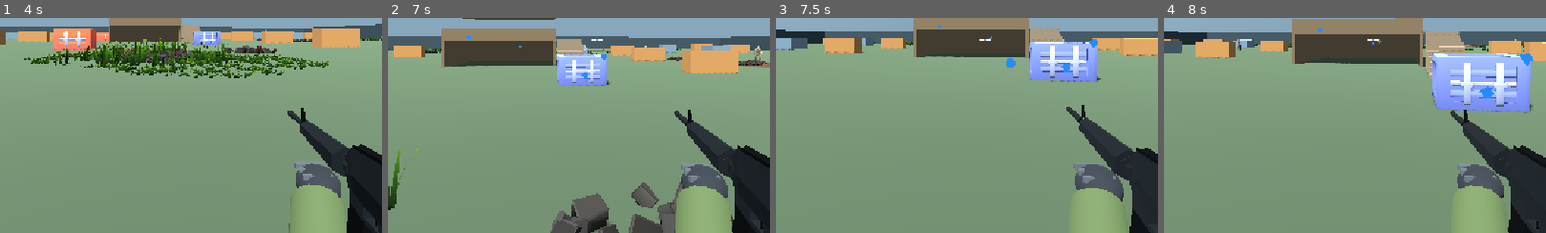
Above: before the commit, frames 1-4 (left to right).
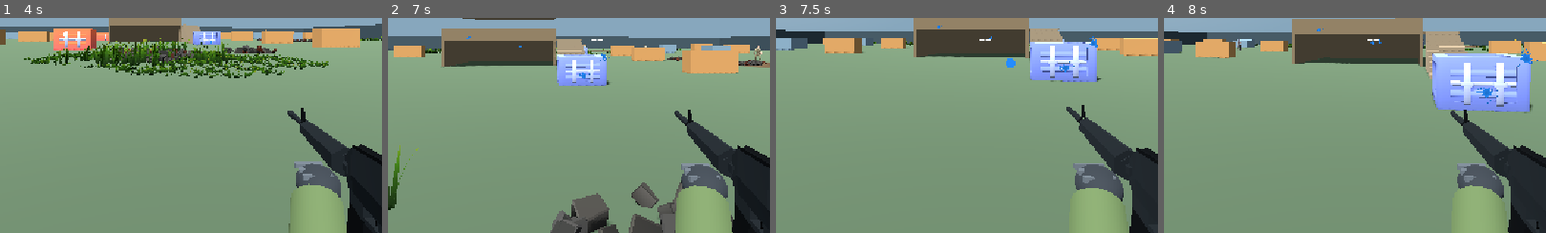
Above: after the commit, the same moments.

Repository: 302stang86/fdfd
Game: Godot game, scene res://arena.tscn
The game is run twice, just before and just after one commit, with the same random seed, the same clock (stepped at 60 frames per second) and the same inputs. This scene is started directly instead of the project's main scene.
Inputs (mouse positions are % of the whole screen's width and height, from its top left):
- Up to frame 1 (4 s): tap Enter at 0.5, 2.1, 2.75 s; move the mouse to (55, 50) at 0.52 s; hold W from 0.53 s (still down); tap M at 0.6 s; click (55, 50) at 0.67 s; tap Space at 0.77, 1.52, 2, 3.02, 3.77 s; move the mouse to (45, 50) at 1.27 s; tap E at 1.35 s; click (45, 50) at 1.42 s; move the mouse to (52, 48) at 2.02 s; click (52, 48) at 2.17 s; move the mouse to (49, 52) at 2.77 s; tap R at 2.85 s; click (49, 52) at 2.92 s; move the mouse to (57, 51) at 3.52 s; hold C from 3.53 s (still down); click (57, 51) at 3.67 s
- Up to frame 2 (7 s): move the mouse to (42, 49) at 4.27 s; release C at 4.28 s; tap Shift at 4.35 s; click (42, 49) at 4.42 s; tap Space at 4.52, 6.02, 6.77 s; move the mouse to (51, 50) at 5.02 s; hold Ctrl 5.03-5.78 s; click (51, 50) at 5.17 s; move the mouse to (46, 48) at 5.77 s; release W at 5.78 s; hold D 5.78-6.53 s; tap 1 at 5.85 s; click (46, 48) at 5.92 s; move the mouse to (55, 50) at 6.52 s; hold W from 6.53 s (still down); tap 2 at 6.6 s; click (55, 50) at 6.67 s
- Up to frame 3 (7.5 s): keep holding W; move the mouse to (45, 50) at 7.27 s; tap 3 at 7.35 s; click (45, 50) at 7.42 s
- Up to frame 4 (8 s): keep holding W; tap Space at 7.52 s
The pictures show only the part of the screen within x 23-73%, y 45-95%; the shares and areas given below are measured in that part.

Frame 1 is identical in both runs. In frame 2, 0.1% of the frame differs, in the area x 20-58%, y 8-29%; in frame 3, 0.1%; in frame 4, 0.3%, in the area x 40-98%, y 4-40%.

Commit message:
Add five-fragment launcher paint and two-hit cap

Diff:
--- a/arena.gd
+++ b/arena.gd
@@ -32,6 +32,10 @@
 const PLAYER_BODY := preload("res://player_body.gd")
 const MAP_LAYOUT := preload("res://map_layout.gd")
 const SPLAT_SECONDS := 4.0
+const PAINT_SPLAT := preload("res://paint_splat.gd")
+const LAUNCHER_SPLIT_DISTANCE := 1.0
+const LAUNCHER_SPREAD_RADIUS := 0.34
+const LAUNCHER_HIT_CAP := 2
 const CROSSHAIR := preload("res://crosshair.gd")
 const PLAYER_PAINT := Color("#278cff")
 const BOT_PAINT := Color("#fa4eaa")
@@ -47,6 +51,17 @@
 const MARKER_VIEW := preload("res://marker_view.gd")
 const PROJECTILE_SPEEDS := [48.0, 66.0, 29.0]
 
+class LauncherBurst:
+	var hits: Dictionary = {}
+
+	func register(target: Node3D) -> bool:
+		var id := target.get_instance_id()
+		var count := int(hits.get(id, 0))
+		if count >= LAUNCHER_HIT_CAP:
+			return false
+		hits[id] = count + 1
+		return true
+
 class Paintball:
 	var mesh: MeshInstance3D
 	var velocity: Vector3
@@ -54,7 +69,8 @@
 	var color: Color
 	var team: int
 	var source: Vector3
-	var splash: bool
+	var can_split := false
+	var burst: LauncherBurst
 	var distance_left := 70.0
 
 signal menu_requested
@@ -550,30 +566,65 @@
 	ball.excluded = excluded
 	ball.team = team
 	ball.source = from
-	ball.splash = marker == 2
+	ball.can_split = marker == 2
 	ball.color = paint if paint.a > 0.0 else (PLAYER_PAINT if team == 0 else BOT_PAINT)
-	var speed: float = PROJECTILE_SPEEDS[marker]
-	bot_ai.heard(team, from, 20.0 if ball.splash else 15.0)
-	ball.velocity = from.direction_to(to) * speed
+	ball.velocity = from.direction_to(to) * float(PROJECTILE_SPEEDS[marker])
+	bot_ai.heard(team, from, 20.0 if ball.can_split else 15.0)
+	spawn_projectile(ball, from, 1.65 if ball.can_split else 1.0)
+
+func spawn_projectile(ball: Paintball, from: Vector3, model_scale: float) -> void:
 	ball.mesh = MeshInstance3D.new()
 	ball.mesh.mesh = paintball_mesh
 	ball.mesh.material_override = paint_material(ball.color)
 	ball.mesh.cast_shadow = GeometryInstance3D.SHADOW_CASTING_SETTING_OFF
-	if ball.splash:
-		ball.mesh.scale = Vector3.ONE * 1.65
+	ball.mesh.scale = Vector3.ONE * model_scale
 	add_child(ball.mesh)
 	ball.mesh.global_position = from
 	paintballs.append(ball)
+
+func split_launcher_round(ball: Paintball, point: Vector3, contact: Vector3, direction: Vector3) -> void:
+	var burst := LauncherBurst.new()
+	var guide := Vector3.FORWARD if absf(direction.dot(Vector3.UP)) > 0.95 else Vector3.UP
+	var right := direction.cross(guide).normalized()
+	var up := right.cross(direction).normalized()
+	var rotation_offset := randf_range(0.0, TAU)
+	for index in range(5):
+		var aim := contact
+		if index > 0:
+			var angle := rotation_offset + (index - 1) * TAU / 4.0
+			var radius := LAUNCHER_SPREAD_RADIUS * randf_range(0.83, 1.10)
+			aim += (right * cos(angle) + up * sin(angle)) * radius
+		var fragment := Paintball.new()
+		fragment.excluded = ball.excluded
+		fragment.team = ball.team
+		fragment.source = ball.source
+		fragment.color = ball.color
+		fragment.burst = burst
+		fragment.velocity = point.direction_to(aim) * ball.velocity.length()
+		if fragment.velocity.is_zero_approx():
+			fragment.velocity = ball.velocity
+		fragment.distance_left = 2.65
+		spawn_projectile(fragment, point, 0.82)
 
 func advance_paintballs(delta: float) -> void:
 	for index in range(paintballs.size() - 1, -1, -1):
 		var ball := paintballs[index]
 		var origin := ball.mesh.global_position
-		var step := ball.velocity * delta
-		ball.distance_left -= step.length()
-		var hit := trace(origin, origin + step, ball.excluded)
+		var direction := ball.velocity.normalized()
+		var travel := minf(ball.velocity.length() * delta, ball.distance_left)
+		var lookahead := minf(travel + LAUNCHER_SPLIT_DISTANCE, ball.distance_left) if ball.can_split else travel
+		var hit := trace(origin, origin + direction * lookahead, ball.excluded)
+		if ball.can_split and not hit.is_empty():
+			var contact: Vector3 = hit["position"]
+			var split_after := maxf(0.0, origin.distance_to(contact) - LAUNCHER_SPLIT_DISTANCE)
+			if split_after <= travel:
+				ball.mesh.queue_free()
+				paintballs.remove_at(index)
+				split_launcher_round(ball, origin + direction * split_after, contact, direction)
+				continue
+		ball.distance_left -= travel
 		if hit.is_empty() and ball.distance_left > 0.0:
-			ball.mesh.global_position += step
+			ball.mesh.global_position += direction * travel
 			continue
 		ball.mesh.queue_free()
 		paintballs.remove_at(index)
@@ -584,33 +635,19 @@
 				return
 
 func apply_paint_hit(ball: Paintball, hit: Dictionary) -> void:
-	var target = hit["collider"]
+	var target: Node3D = hit["collider"]
 	var position_hit: Vector3 = hit["position"]
 	var normal: Vector3 = hit["normal"]
-	var direct_bot := target is CharacterBody3D and bots.has(target)
-	if direct_bot:
-		if int(target.get_meta("team")) != ball.team:
-			target.get_meta("paint_sprite").paint(position_hit, ball.color)
-			damage_bot(target, ball.source, ball.team)
-	elif target == player:
-		if ball.team != 0:
+	if target == player:
+		if ball.team != 0 and (ball.burst == null or ball.burst.register(player)):
 			hurt_player()
+	elif target is CharacterBody3D:
+		if bots.has(target) and int(target.get_meta("team")) != ball.team:
+			target.get_meta("paint_sprite").paint(position_hit, normal, ball.color)
+			if ball.burst == null or ball.burst.register(target):
+				damage_bot(target, ball.source, ball.team)
 	else:
-		add_splat(position_hit, normal, ball.color, 0.38 if ball.splash else 0.15, arena_splats, false)
-
-	if ball.splash and outcome.is_empty():
-		var splash_start := position_hit + normal * 0.09
-		for bot in bots.duplicate():
-			if bot == target or int(bot.get_meta("team")) == ball.team or bot.position.distance_to(position_hit) > 4.0:
-				continue
-			var splash_hit := trace(splash_start, bot.position + Vector3.UP * 0.65, ball.excluded)
-			if splash_hit.get("collider") == bot:
-				bot.get_meta("paint_sprite").paint(splash_hit["position"], ball.color)
-				damage_bot(bot, ball.source, ball.team)
-		if ball.team != 0 and target != player and player.position.distance_to(position_hit) <= 4.0:
-			var player_hit := trace(splash_start, player.position + Vector3.UP * 0.65, ball.excluded)
-			if player_hit.get("collider") == player:
-				hurt_player()
+		add_splat(position_hit, normal, ball.color, 0.15)
 	if not timed_match and outcome.is_empty() and remaining_opponents() == 0:
 		if mobile_mode:
 			show_match_result("Arena cleared!")
@@ -656,31 +693,13 @@
 	material.cull_mode = BaseMaterial3D.CULL_DISABLED
 	return material
 
-func add_splat(point: Vector3, normal: Vector3, color: Color, radius: float, parent: Node3D, persistent: bool) -> void:
+func add_splat(point: Vector3, normal: Vector3, color: Color, radius: float) -> void:
 	if normal.is_zero_approx():
 		return
-	var geometry := ImmediateMesh.new()
-	geometry.surface_begin(Mesh.PRIMITIVE_TRIANGLES)
-	var outline := PackedVector3Array()
-	for index in range(18):
-		var angle := TAU * index / 18.0
-		var edge := radius * randf_range(0.55, 1.12)
-		outline.append(Vector3(cos(angle) * edge, sin(angle) * edge, 0))
-	for index in range(outline.size()):
-		geometry.surface_add_vertex(Vector3.ZERO)
-		geometry.surface_add_vertex(outline[index])
-		geometry.surface_add_vertex(outline[(index + 1) % outline.size()])
-	geometry.surface_end()
-	var mark := MeshInstance3D.new()
-	mark.mesh = geometry
-	mark.material_override = paint_material(color)
-	mark.cast_shadow = GeometryInstance3D.SHADOW_CASTING_SETTING_OFF
-	parent.add_child(mark)
-	mark.global_position = point + normal * 0.012
-	var up := Vector3.FORWARD if absf(normal.dot(Vector3.UP)) > 0.95 else Vector3.UP
-	mark.look_at(mark.global_position + normal, up)
-	if not persistent:
-		get_tree().create_timer(SPLAT_SECONDS).timeout.connect(mark.queue_free)
+	var mark := PAINT_SPLAT.make(color, radius)
+	arena_splats.add_child(mark)
+	PAINT_SPLAT.place(mark, point, normal)
+	get_tree().create_timer(SPLAT_SECONDS).timeout.connect(mark.queue_free)
 
 func update_countdown() -> void:
 	crosshair.visible = countdown_left <= 0.0
--- a/bot_model.gd
+++ b/bot_model.gd
@@ -3,6 +3,7 @@
 # (setup / set_crouching / update_motion / paint) so arena.gd and bot_ai.gd barely change.
 
 const CHARACTER_MODELS := preload("res://character_models.gd")
+const PAINT_SPLAT := preload("res://paint_splat.gd")
 const LEG_RIG := preload("res://leg_crouch_rig.gd")
 const ALLY_COLOR := Color("#61eee8")
 const TURN_SPEED := 12.0
@@ -21,7 +22,6 @@
 var rest_origins := {}
 var ally_badge: Label3D
 var stains: Array[MeshInstance3D] = []
-var stain_mesh: SphereMesh
 
 func setup(skin: int, allied: bool) -> void:
 	skin_id = skin
@@ -38,11 +38,6 @@
 			var rig := LEG_RIG.new()
 			if rig.install(part):
 				leg_rigs[key] = rig
-	stain_mesh = SphereMesh.new()
-	stain_mesh.radius = 0.065
-	stain_mesh.height = 0.13
-	stain_mesh.radial_segments = 8
-	stain_mesh.rings = 4
 	if allied:
 		ally_badge = Label3D.new()
 		ally_badge.text = "◆"
@@ -119,15 +114,8 @@
 		walk_phase = fposmod(walk_phase + delta * speed * STRIDE_RATE, TAU)
 
 # A paintball hit leaves a splat on the character. `point` is in world space.
-func paint(point: Vector3, color: Color) -> void:
-	var splat := MeshInstance3D.new()
-	splat.mesh = stain_mesh
-	var material := StandardMaterial3D.new()
-	material.albedo_color = color
-	material.shading_mode = BaseMaterial3D.SHADING_MODE_UNSHADED
-	splat.material_override = material
-	splat.cast_shadow = GeometryInstance3D.SHADOW_CASTING_SETTING_OFF
-	splat.scale = Vector3(1.0, 1.0, 0.45) * randf_range(0.9, 1.4)
+func paint(point: Vector3, normal: Vector3, color: Color) -> void:
+	var splat := PAINT_SPLAT.make(color, randf_range(0.083, 0.115))
 	var local := model.to_local(point)
 	local.x = clampf(local.x, -0.24, 0.24)
 	local.z = clampf(local.z, -0.16, 0.16)
@@ -140,7 +128,7 @@
 		if rig != null:
 			parent = rig.stain_parent(world_position)
 	parent.add_child(splat)
-	splat.global_position = world_position
+	PAINT_SPLAT.place(splat, world_position, normal if not normal.is_zero_approx() else model.global_basis.z)
 	stains.append(splat)
 	if stains.size() > MAX_STAINS:
 		stains.pop_front().queue_free()
--- /dev/null
+++ b/paint_splat.gd
@@ -0,0 +1,64 @@
+extends RefCounted
+
+static var variants: Array[ImmediateMesh] = []
+
+static func make(color: Color, radius: float) -> MeshInstance3D:
+	if variants.is_empty():
+		for index in range(4):
+			var rng := RandomNumberGenerator.new()
+			rng.seed = 431 + index * 73
+			variants.append(make_mesh(rng))
+	var mark := MeshInstance3D.new()
+	mark.mesh = variants.pick_random()
+	mark.scale = Vector3.ONE * radius
+	var material := StandardMaterial3D.new()
+	material.albedo_color = color
+	material.vertex_color_use_as_albedo = true
+	material.shading_mode = BaseMaterial3D.SHADING_MODE_UNSHADED
+	material.cull_mode = BaseMaterial3D.CULL_DISABLED
+	mark.material_override = material
+	mark.cast_shadow = GeometryInstance3D.SHADOW_CASTING_SETTING_OFF
+	return mark
+
+static func place(mark: MeshInstance3D, point: Vector3, normal: Vector3) -> void:
+	mark.global_position = point + normal * 0.012
+	var up := Vector3.FORWARD if absf(normal.dot(Vector3.UP)) > 0.95 else Vector3.UP
+	mark.look_at(mark.global_position + normal, up)
+	mark.rotate_object_local(Vector3.FORWARD, randf_range(0.0, TAU))
+
+static func make_mesh(rng: RandomNumberGenerator) -> ImmediateMesh:
+	var mesh := ImmediateMesh.new()
+	mesh.surface_begin(Mesh.PRIMITIVE_TRIANGLES)
+	var outline := PackedVector2Array()
+	for index in range(60):
+		var ray := Vector2.from_angle(TAU * index / 60.0)
+		var radius := rng.randf_range(0.54, 0.76)
+		if index % 9 == 4:
+			radius *= rng.randf_range(1.55, 2.06)
+		elif index % 9 == 3 or index % 9 == 5:
+			radius *= 1.15
+		outline.append(ray * radius * Vector2(1.0, 0.88))
+	for index in range(outline.size()):
+		triangle(mesh, Vector2.ZERO, outline[index], outline[(index + 1) % outline.size()], 0.77, 0.96)
+	for index in range(25):
+		var angle := rng.randf_range(0.0, TAU)
+		var direction := Vector2.from_angle(angle)
+		var side := direction.orthogonal()
+		var center := direction * rng.randf_range(0.87, 1.54)
+		var width := rng.randf_range(0.022, 0.071)
+		var length := width * rng.randf_range(1.12, 2.7)
+		for edge in range(8):
+			var a := Vector2.from_angle(TAU * edge / 8.0)
+			var b := Vector2.from_angle(TAU * (edge + 1) / 8.0)
+			triangle(mesh, center, center + direction * a.x * length + side * a.y * width,
+				center + direction * b.x * length + side * b.y * width, 0.91, 0.72)
+	mesh.surface_end()
+	return mesh
+
+static func triangle(mesh: ImmediateMesh, center: Vector2, a: Vector2, b: Vector2, inner: float, edge: float) -> void:
+	mesh.surface_set_color(Color(inner, inner, inner))
+	mesh.surface_add_vertex(Vector3(center.x, center.y, 0))
+	mesh.surface_set_color(Color(edge, edge, edge))
+	mesh.surface_add_vertex(Vector3(a.x, a.y, 0))
+	mesh.surface_set_color(Color(edge, edge, edge))
+	mesh.surface_add_vertex(Vector3(b.x, b.y, 0))
